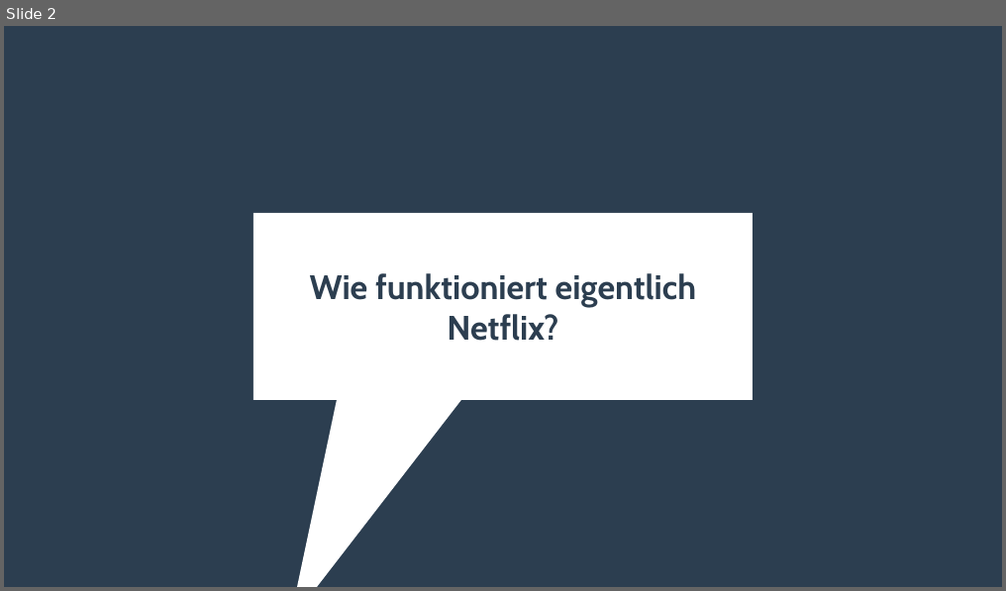
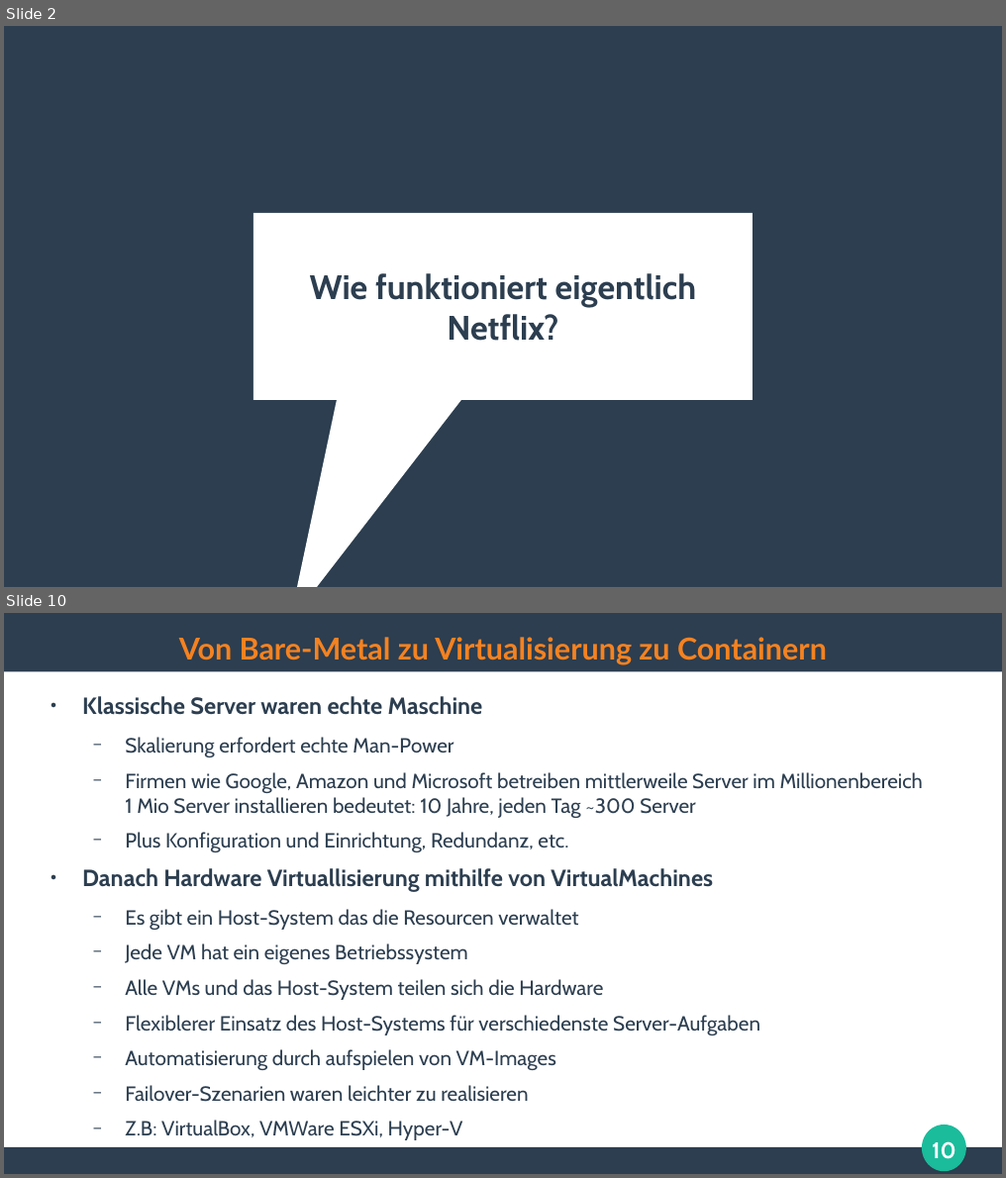
Before and after one commit to ghandmann/HS-AlbSig-WebAnwendungen2, a slide deck: Kapitel/10_Microservice_Architecture.odp. Shown one above the other, each under a label of ours: slide 2 before the commit, slides 2 and 10 after it; the slides between them are not shown. The pictures are 1006x591 and 1006x1178 pixels, drawn with LibreOffice and Linux fonts; fonts in the diff are those of the drawing. Boxes give left, top, right and bottom in pixels: in the first picture for what was removed or moved away, otherwise in the second. Text is boxed around its words. In the diff, an @@ line names an element or a change of style, - is before the commit and + after.

```diff
--- a/Kapitel/10_Microservice_Architecture.odp
+++ b/Kapitel/10_Microservice_Architecture.odp
@@ slide 10 added at (4,613,1002,1174), background #FFFFFF @@
@@ rectangle added at (4,613,1002,671), fill #2C3E50 @@
@@ title added at (179,637,827,665), 24 pt, text #F58220, bold @@
+Von Bare-Metal zu Virtualisierung zu Containern
@@ text added at (82,696,923,1141), 16.3 pt, text #2C3E50 @@
+● Klassische Server waren echte Maschine
+  − Skalierung erfordert echte Man-Power
+  − Firmen wie Google, Amazon und Microsoft betreiben mittlerweile Server im Millionenbereich
+    1 Mio Server installieren bedeutet: 10 Jahre, jeden Tag ~300 Server
+  − Plus Konfiguration und Einrichtung, Redundanz, etc.
+● Danach Hardware Virtuallisierung mithilfe von VirtualMachines
+  − Es gibt ein Host-System das die Resourcen verwaltet
+  − Jede VM hat ein eigenes Betriebssystem
+  − Alle VMs und das Host-System teilen sich die Hardware
+  − Flexiblerer Einsatz des Host-Systems für verschiedenste Server-Aufgaben
+  − Automatisierung durch aufspielen von VM-Images
+  − Failover-Szenarien waren leichter zu realisieren
+  − Z.B: VirtualBox, VMWare ESXi, Hyper-V
@@ ellipse added at (923,1125,966,1171), fill #1ABC9C @@
@@ page number added at (932,1142,956,1159), 18 pt, text #FFFFFF, bold @@
+10
@@ rectangle added at (4,1149,1002,1174), fill #2C3E50 @@
```
Also in this commit, not shown: 20 other slides added, 2 other files.
